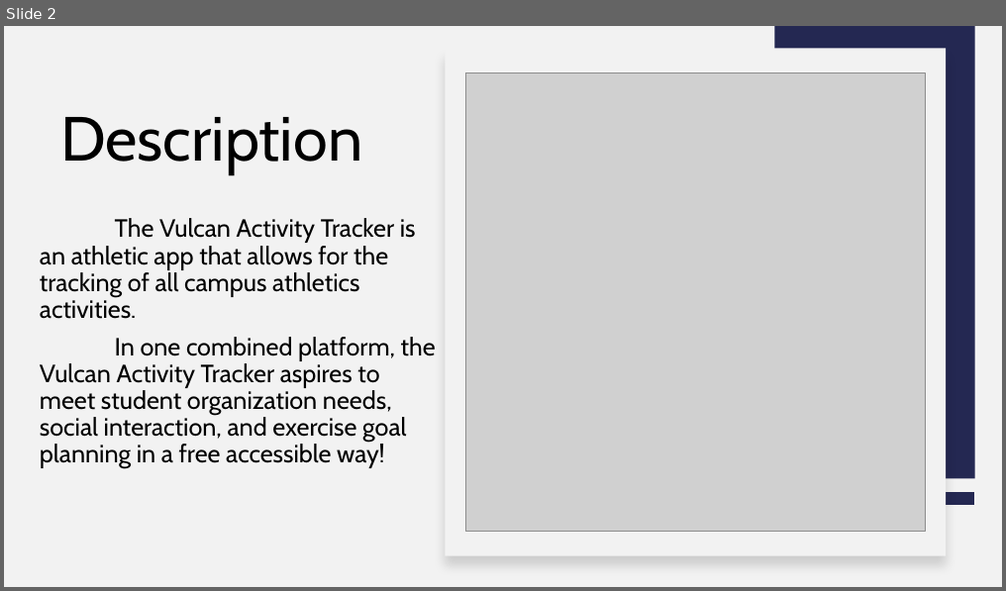
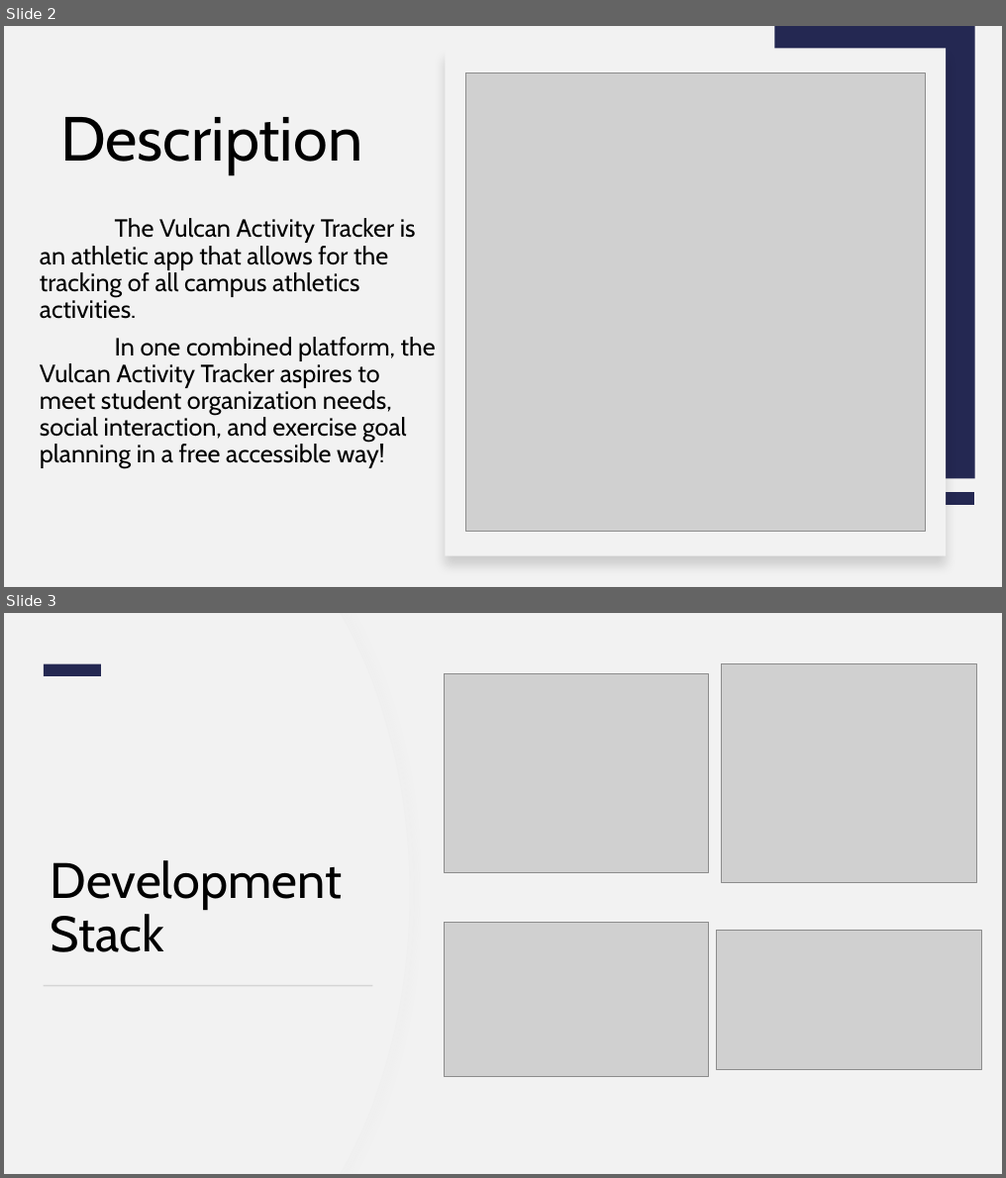
Before and after one commit to jjdeuce06/VulcanActivityTracker, a slide deck: Documentation/FinalPresentation/VulcanActivityTracker-Group2.pptx. Shown one above the other, each under a label of ours: slide 2 before the commit, slides 2 and 3 after it. The pictures are 1006x591 and 1006x1178 pixels, drawn with LibreOffice and Linux fonts; fonts in the diff are those of the drawing; grey boxes stand for pictures. Boxes give left, top, right and bottom in pixels: in the first picture for what was removed or moved away, otherwise in the second. Text is boxed around its words. In the diff, an @@ line names an element or a change of style, - is before the commit and + after.

```diff
--- a/Documentation/FinalPresentation/VulcanActivityTracker-Group2.pptx
+++ b/Documentation/FinalPresentation/VulcanActivityTracker-Group2.pptx
@@ slide 3 added at <box>4,613,1002,1174</box>, background #F2F2F2 @@
@@ freeform shape added at <box>4,613,410,1174</box>, fill #F2F2F2, outline #EFEFEF 0.75 pt @@
@@ freeform shape added at <box>4,613,409,1174</box>, fill #F2F2F2 @@
@@ rectangle added at <box>44,664,101,676</box>, fill #242852 @@
@@ picture added at <box>721,663,976,882</box> @@
@@ picture added at <box>445,674,709,872</box> @@
@@ title added at <box>51,861,342,953</box>, 48 pt, text #000000 @@
+Development Stack
@@ picture added at <box>445,922,709,1077</box> @@
@@ picture added at <box>717,930,982,1069</box> @@
@@ rectangle added at <box>44,985,373,986</box>, fill #D5D5D5 @@
```
Also in this commit, not shown: 5 slides changed, 1 other slide added, 2 slides removed, 1 other file.
